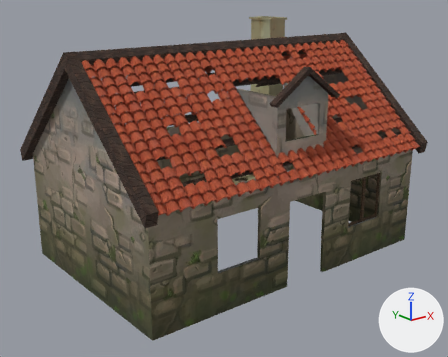
A saved change to the FBX model Eldoria/Assets/Models/Farm/HouseForest.fbx.
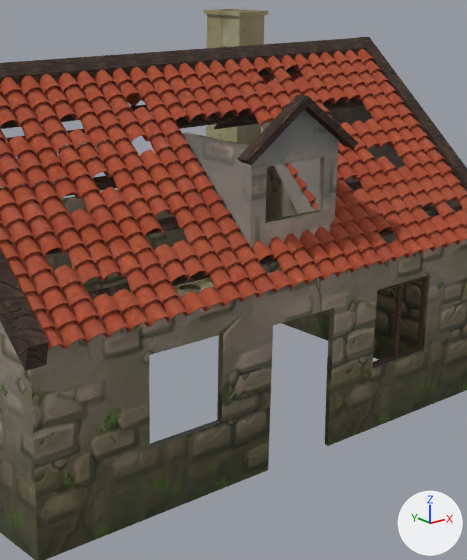
There are two pictures of each version: one whole from a 50 mm lens placed at (117.75, 41.67, 9.63), pointed at (131.31, 58.63, 2.85), one close up on the part from 29% to 90% of the width and 3% to 95% of the height. Lighting does not change. The marker at lower right points along +X, +Y and +Z. Where no turn or scale is listed for an object, it has been applied to the vertices.

In view in the first close-up: 'Telhas ', 'house forest', 'janela 3', 'telhado.001'.
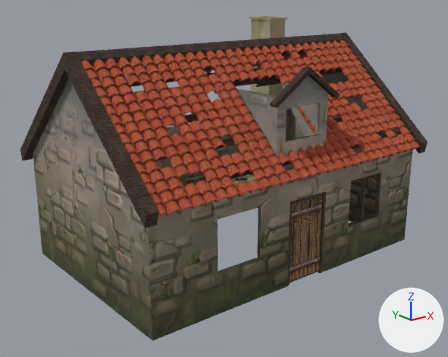
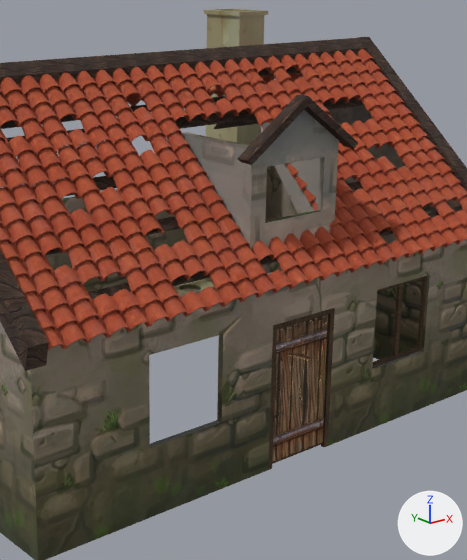
Changed parts and their boxes (x1, y1, x2, y2) in the close-ups (467 x 560 px):
'Door', added (brown)
    after: (272, 315, 328, 464)
'Moldura Door', added (brown)
    after: (268, 308, 335, 470)

What the commit changed:
Picture 'Wood 33.png' (img_wood_33_png) is new.
Material 'Door.002' (mat_door_002) is new.
Its texture is img_wood_16_png.
Its roughness is 1.0.
Material 'Door' (mat_door) is new.
Its texture is img_wood_33_png.
Its roughness is 1.0.
Mesh me_cube_074 is new.
It has 16 vertices, 14 faces and spans x 2.8..4.49, y -5.17..-5.05, z -2.5..0.5.
It uses material mat_door_002 (picture img_wood_16_png).
Mesh me_cube_075 is new.
It has 8 vertices, 6 faces and spans x 0.0..1.47, y -0.04..0.03, z -2.82..0.0.
It uses material mat_door (picture img_wood_33_png).
Object 'Moldura Door' (ob_moldura_door) is new; it shows me_cube_074.
Its location is (128.32, 60.18, 2.49).
Object 'Door' (ob_door) is new; it shows me_cube_075.
Its location is (131.23, 55.09, 2.89).
